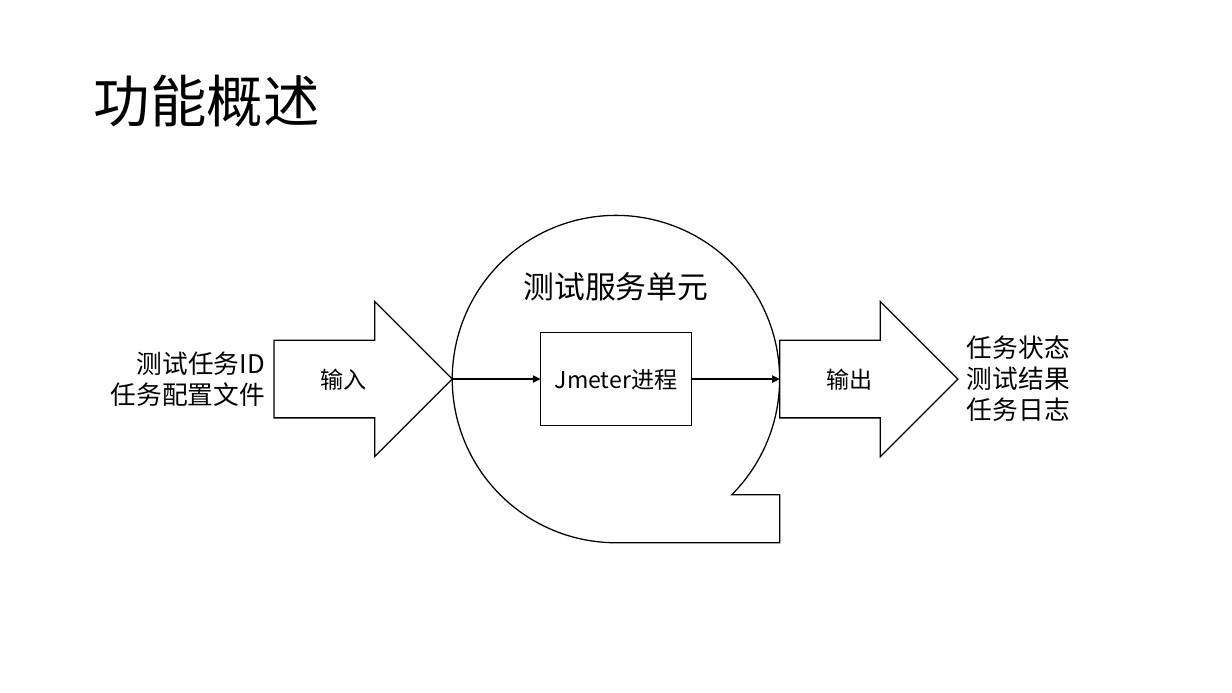
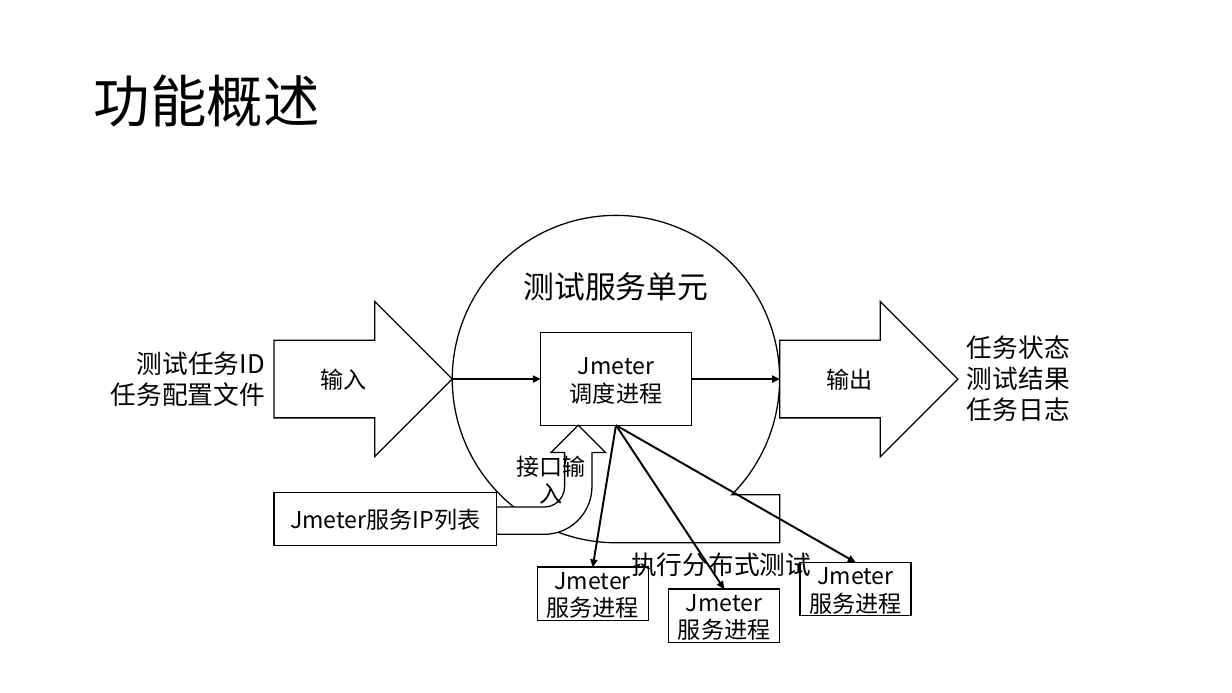
Before and after one commit to WuXiSTC/PressureMeter, a slide deck: slide 3 of 设计图.pptx. Drawn at 1232x693 pixels with LibreOffice and Linux fonts; fonts in the diff are those of the drawing. Boxes give left, top, right and bottom in pixels: in the first picture for what was removed or moved away, otherwise in the second. Text is boxed around its words. In the diff, an @@ line names an element or a change of style, - is before the commit and + after.

Commit message:
增加了分布式测试的相关功能

```diff
--- a/设计图.pptx
+++ b/设计图.pptx
@@ text in rectangle at (570, 357, 662, 404): text changed @@
-Jmeter进程
+Jmeter
+调度进程
@@ bent arrow added at (496, 425, 605, 534), fill #FFFFFF, outline #000000 1 pt, 18 pt, text #000000 @@
+接口输入
@@ arrow added from (616, 425) to (592, 567), #000000 1.5 pt @@
@@ arrow added from (616, 425) to (725, 589), #000000 1.5 pt @@
@@ arrow added from (616, 425) to (856, 563), #000000 1.5 pt @@
@@ rectangle added at (274, 493, 497, 546), fill #FFFFFF, outline #000000 1 pt, 18 pt, text #000000 @@
+Jmeter服务IP列表
@@ rectangle added at (537, 567, 648, 621), fill #FFFFFF, outline #000000 1 pt, 18 pt, text #000000 @@
+Jmeter
+服务进程
@@ text added at (631, 548, 811, 581), 20 pt, text #000000 @@
+执行分布式测试
@@ rectangle added at (800, 563, 911, 616), fill #FFFFFF, outline #000000 1 pt, 18 pt, text #000000 @@
+Jmeter
+服务进程
@@ rectangle added at (669, 589, 780, 642), fill #FFFFFF, outline #000000 1 pt, 18 pt, text #000000 @@
+Jmeter
+服务进程
```
Also in this commit, not shown: 5 other slides changed, 2 slides added, 4 other files.
